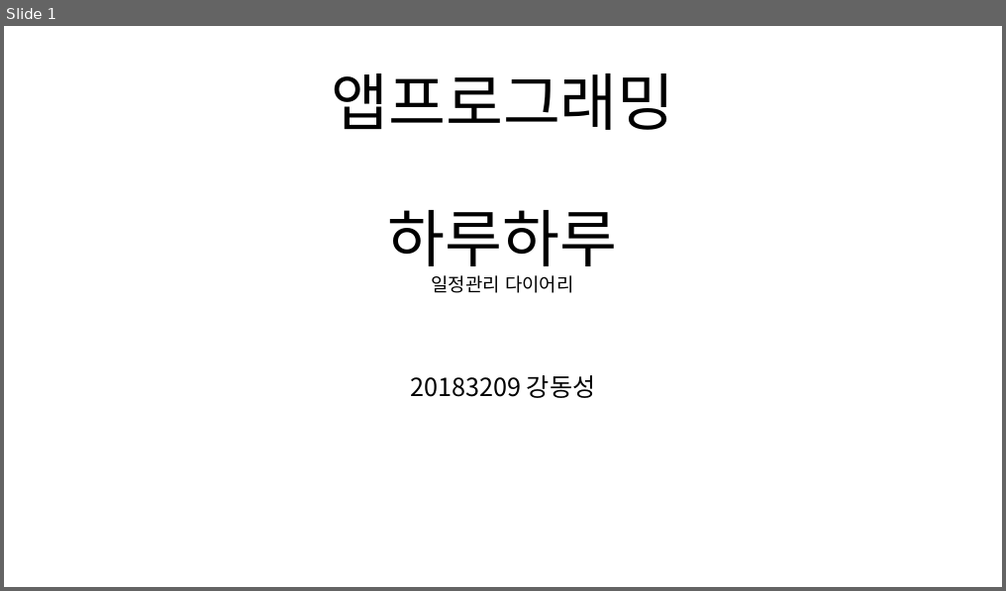
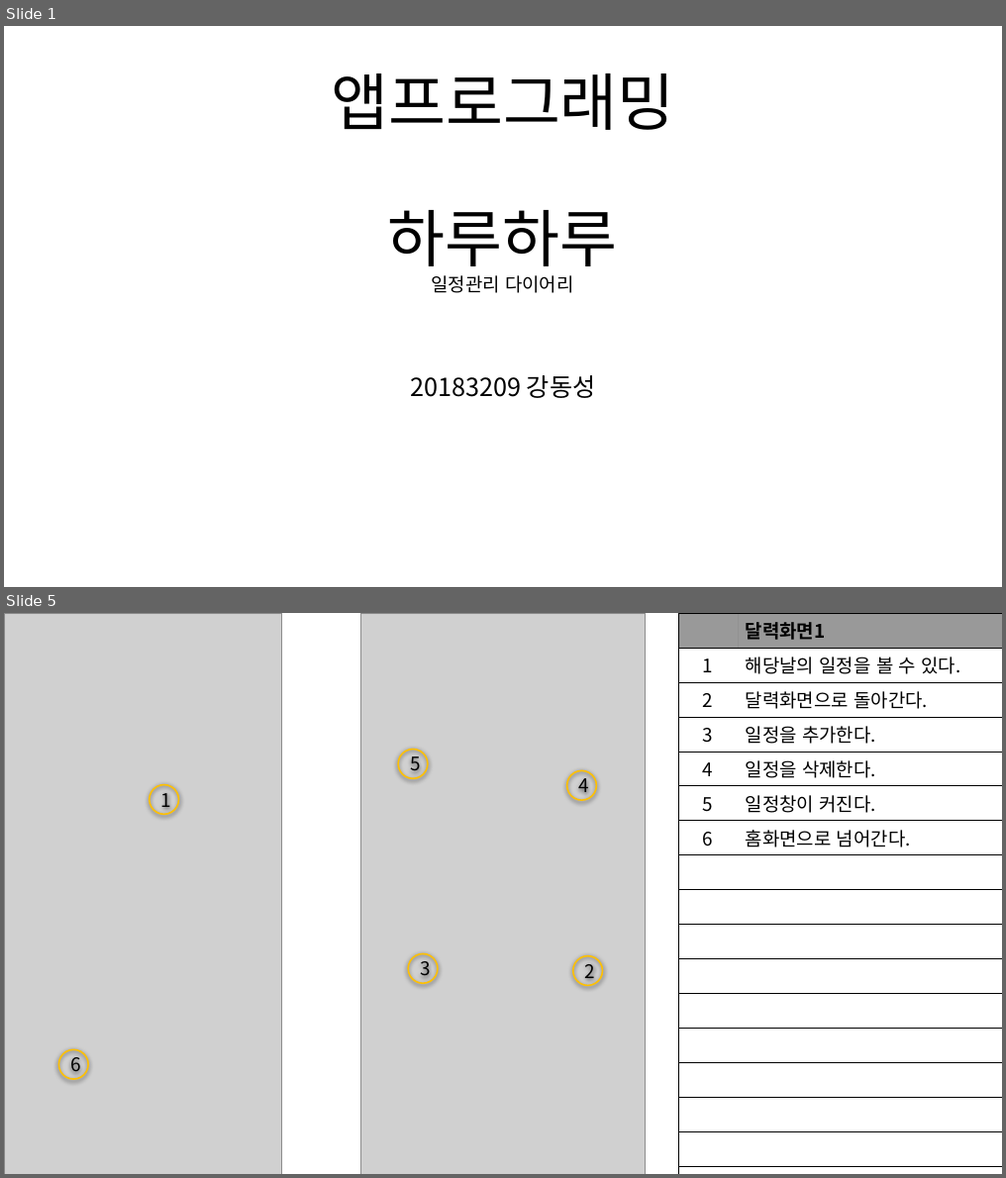
Before and after one commit to chamsaegugu9/hello_flutter, a slide deck: 앱기획.pptx. Shown one above the other, each under a label of ours: slide 1 before the commit, slides 1 and 5 after it; the slides between them are not shown. The pictures are 1006x591 and 1006x1178 pixels, drawn with LibreOffice and Linux fonts; fonts in the diff are those of the drawing; grey boxes stand for pictures. Boxes give left, top, right and bottom in pixels: in the first picture for what was removed or moved away, otherwise in the second. Text is boxed around its words. In the diff, an @@ line names an element or a change of style, - is before the commit and + after.

```diff
--- a/앱기획.pptx
+++ b/앱기획.pptx
@@ slide 5 added at box(4, 613, 1002, 1174), background #FFFFFF @@
@@ picture added at box(4, 613, 282, 1174) @@
@@ picture added at box(360, 613, 646, 1174) @@
@@ table added at box(678, 613, 1002, 1174), 20 rows, 2 columns @@
+ | 달력화면1
+1 | 해당날의 일정을 볼 수 있다.
+2 | 달력화면으로 돌아간다.
+3 | 일정을 추가한다.
+4 | 일정을 삭제한다.
+5 | 일정창이 커진다.
+6 | 홈화면으로 넘어간다.
+ | 
+ | 
+ | 
+ | 
+ | 
+ | 
+ | 
+ | 
+ | 
+ | 
+ | 
+ | 
+ | 
@@ ellipse added at box(399, 750, 428, 778), outline #FFC000 1.5 pt, 18 pt, text #000000 @@
+5
@@ ellipse added at box(150, 785, 178, 814), outline #FFC000 1.5 pt, 18 pt, text #000000 @@
+1
@@ ellipse added at box(567, 771, 596, 800), outline #FFC000 1.5 pt, 18 pt, text #000000 @@
+4
@@ ellipse added at box(408, 955, 438, 983), outline #FFC000 1.5 pt, 18 pt, text #000000 @@
+3
@@ ellipse added at box(573, 957, 602, 986), outline #FFC000 1.5 pt, 18 pt, text #000000 @@
+2
@@ ellipse added at box(58, 1051, 88, 1079), outline #FFC000 1.5 pt, 18 pt, text #000000 @@
+6
```
Also in this commit, not shown: 1 slide changed, 3 other slides added, 21 slides removed, 8 other files.
